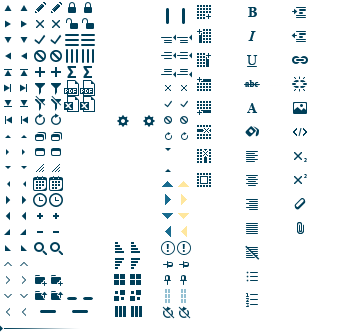
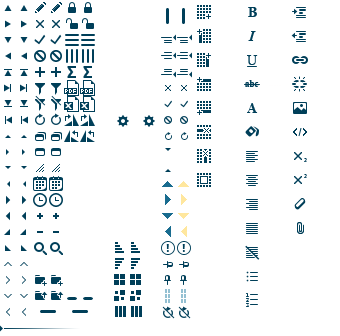
Revision of a layered 340 × 336 image; what changed, layer by layer:
added group "Rotate" with 4 layers above "Export" over [64, 114, 95, 142]
added layer "Rotate CCW hover" in group "Rotate" over [80, 130, 95, 142]
added layer "Rotate CCW" in group "Rotate" over [64, 130, 79, 142]
added layer "Rotate CW hover" in group "Rotate" over [80, 114, 95, 126]
added layer "Rotate CW" in group "Rotate" over [64, 114, 79, 126]
